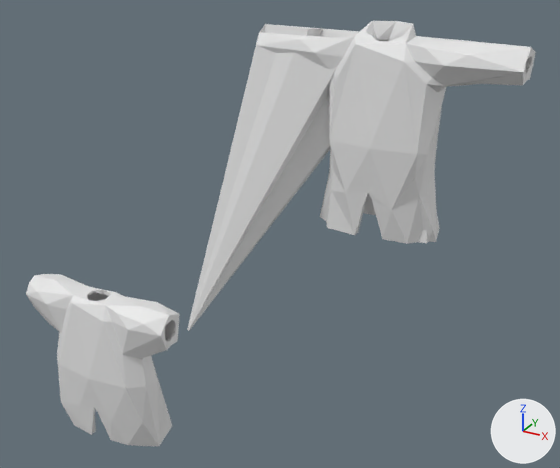
Renders of the glTF model maybraid/assets/characters/clothes/body/leron_biped_full_body/short_sleeved_robe_coat.glb from each side of a commit.
Camera for both pictures: a 50 mm lens placed at (5.21, -5.48, 4.78), pointed at (1.84, 0.65, 1.72). The axes (+X, +Y, +Z) are drawn at lower right. The lights are the same throughout. The picture after the commit comes second. Vertices at exactly the same position are counted once.

The older version as bpy lines, for what is in view:
```python
me_icosphere_002 = bpy.data.meshes.new('Icosphere.002')
me_icosphere_002.from_pydata(...)  # 351 vertices, 655 faces; spans x 1.14..4.02, y -0.01..1.0, z 0.76..3.81
me_shortsleevedrobecoat_002 = bpy.data.meshes.new('ShortSleevedRobeCoat.002')
me_shortsleevedrobecoat_002.from_pydata(...)  # 658 vertices, 1420 faces; spans x -0.93..0.93, y -0.29..0.37, z -0.87..0.93
ob_protosleevedcoat = bpy.data.objects.new('ProtoSleevedCoat', me_shortsleevedrobecoat_002)
ob_protosleevedcoat.location = (0.0, 0.0, 0.0)
ob_tailoredcoat = bpy.data.objects.new('TailoredCoat', me_icosphere_002)
ob_tailoredcoat.location = (0.0, 0.0, 0.0)
```
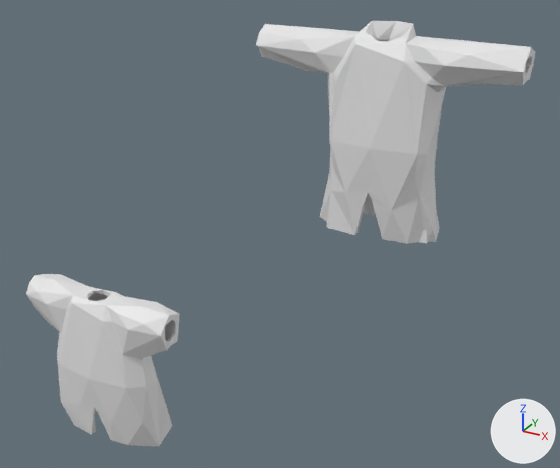
Changed parts and their boxes (x1, y1, x2, y2) in the pictures (560 x 468 px; the box of a moved part takes in the faces that stretch with it):
'TailoredCoat', reshaped (20% narrower, 28% shorter): before (187, 21, 536, 331); after (256, 21, 536, 244)
part 1 of me_icosphere_002, moved or reshaped: before (187, 24, 359, 331); after (258, 24, 359, 74)

What the commit changed:
me_icosphere_002 is used by ob_tailoredcoat; location (0.0, 0.0, 0.0).
me_icosphere_002 had 351 vertices, 655 faces and spanned x 1.14..4.02, y -0.01..1.0, z 0.76..3.81.
me_icosphere_002 now has 315 vertices, 638 faces and spans x 1.69..4.02, y 0.34..1.0, z 1.97..3.81.
Part 1, on me_icosphere_002:
61 vertices are removed from x 1.14..1.16, y -0.01..0.0, z 0.76..0.78.
104 faces are deleted.
25 vertices are added at x 2.17..2.44, y 0.53..0.85, z 3.34..3.74.
87 new faces join them.
